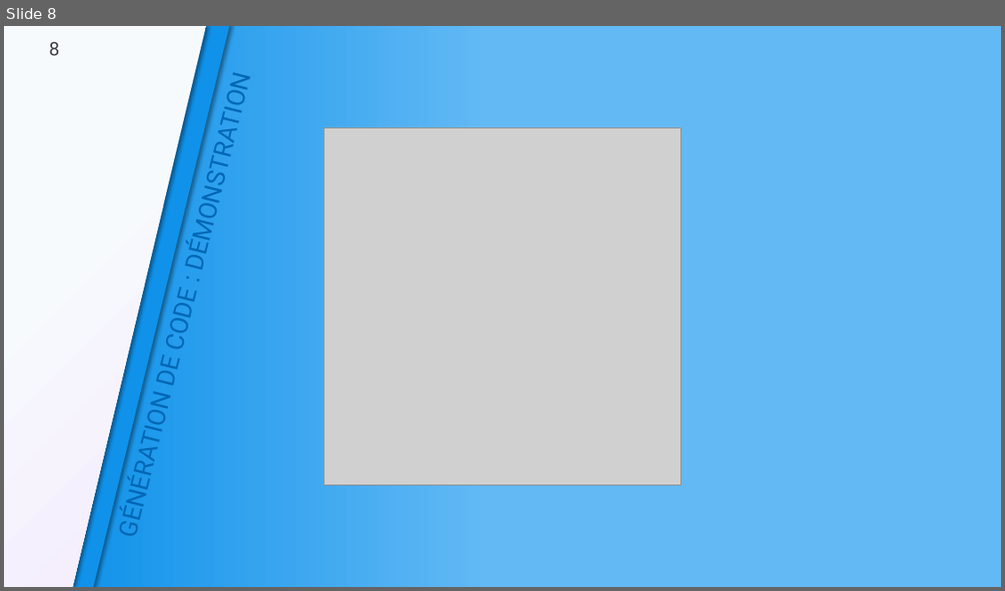
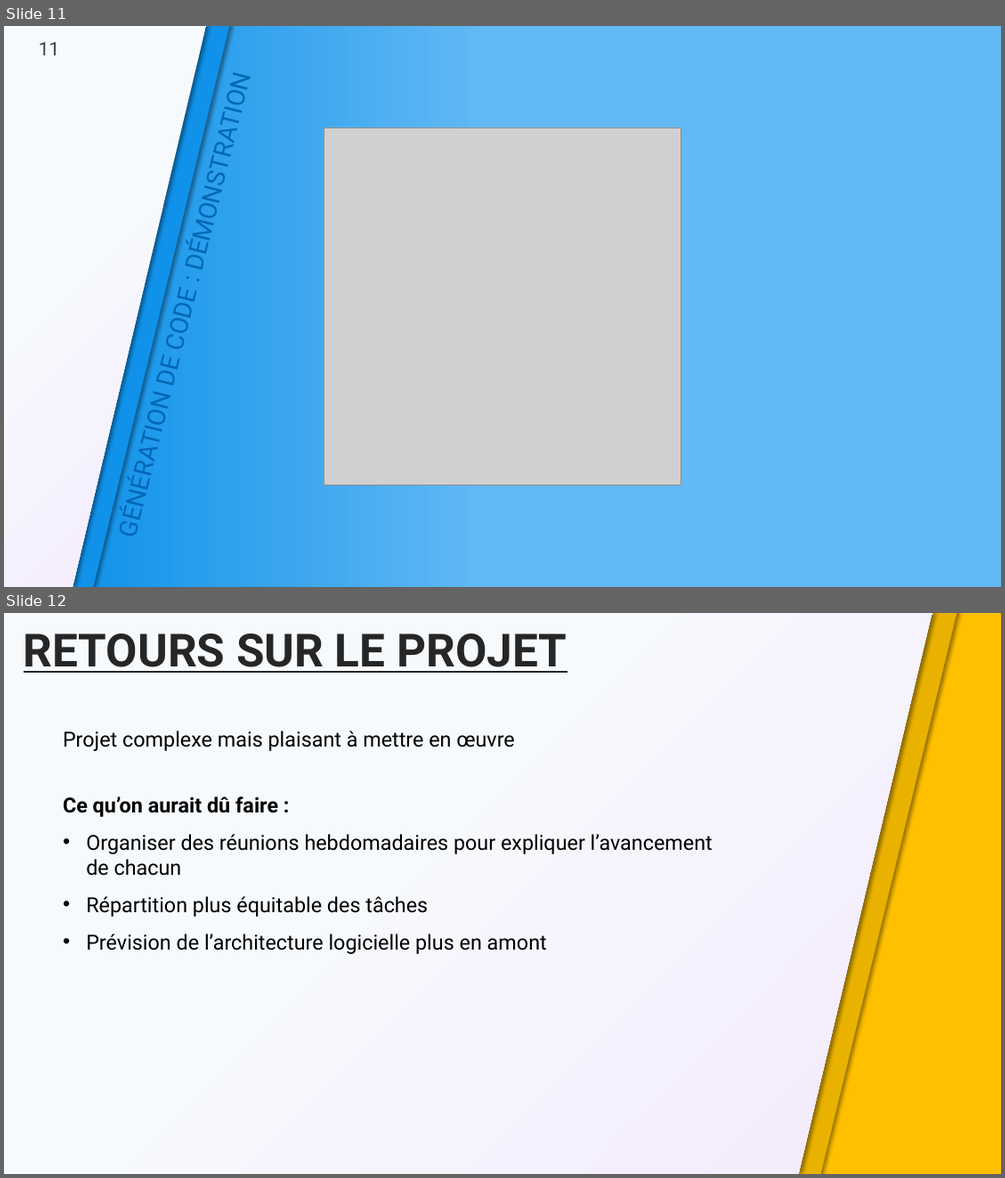
Before and after one commit to Kapcash/Compilation, a slide deck: Documents/Présentation/Demo_Finale.pptx. Shown one above the other, each under a label of ours: slide 8 before the commit, slides 11 and 12 after it. The pictures are 1005x591 and 1005x1178 pixels, drawn with LibreOffice and Linux fonts; fonts in the diff are those of the drawing; grey boxes stand for pictures; background and template pictures are left out. Boxes give left, top, right and bottom in pixels: in the first picture for what was removed or moved away, otherwise in the second. Text is boxed around its words. In the diff, an @@ line names an element or a change of style, - is before the commit and + after.

```diff
--- a/Documents/Présentation/Demo_Finale.pptx
+++ b/Documents/Présentation/Demo_Finale.pptx
@@ slide 12 added at [4, 613, 1001, 1174], background #FFFFFF @@
@@ freeform shape added at [4, 613, 933, 1174], fill gradient #F7FAFD to #F4E9FD @@
@@ title added at [24, 633, 566, 673], 44 pt, text gradient #262626 to #A47D00, bold, underline @@
+RETOURS SUR LE PROJET
@@ rectangle added at [793, 613, 1001, 1174], fill #FFC000 @@
@@ rectangle added at [794, 613, 956, 1174], fill #EAB200 @@
@@ text added at [63, 730, 514, 751], 20 pt, text #000000 @@
+Projet complexe mais plaisant à mettre en œuvre
@@ text added at [63, 796, 712, 954], 20 pt, text #000000 @@
+Ce qu’on aurait dû faire :
+• Organiser des réunions hebdomadaires pour expliquer l’avancement de chacun
+• Répartition plus équitable des tâches
+• Prévision de l’architecture logicielle plus en amont
@@ what was slide 8 is now slide 11 @@
@@ page number at [39, 42, 60, 55]: text changed @@
-8
+11
```
Also in this commit, not shown: 4 slides changed, 3 other slides added, 4 other files.
